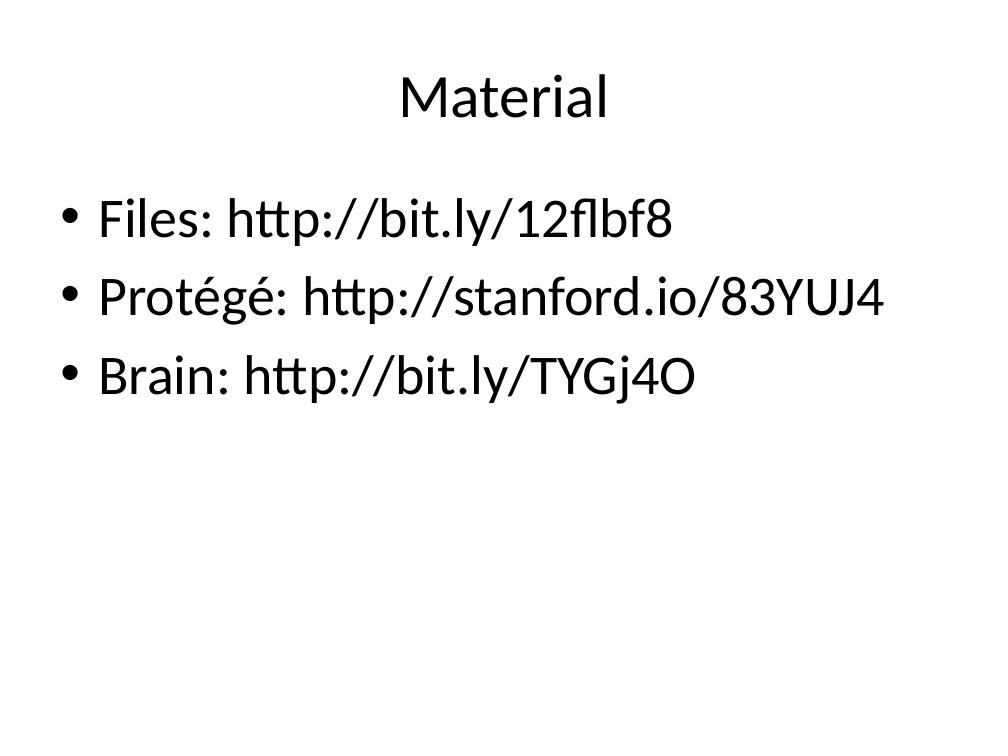
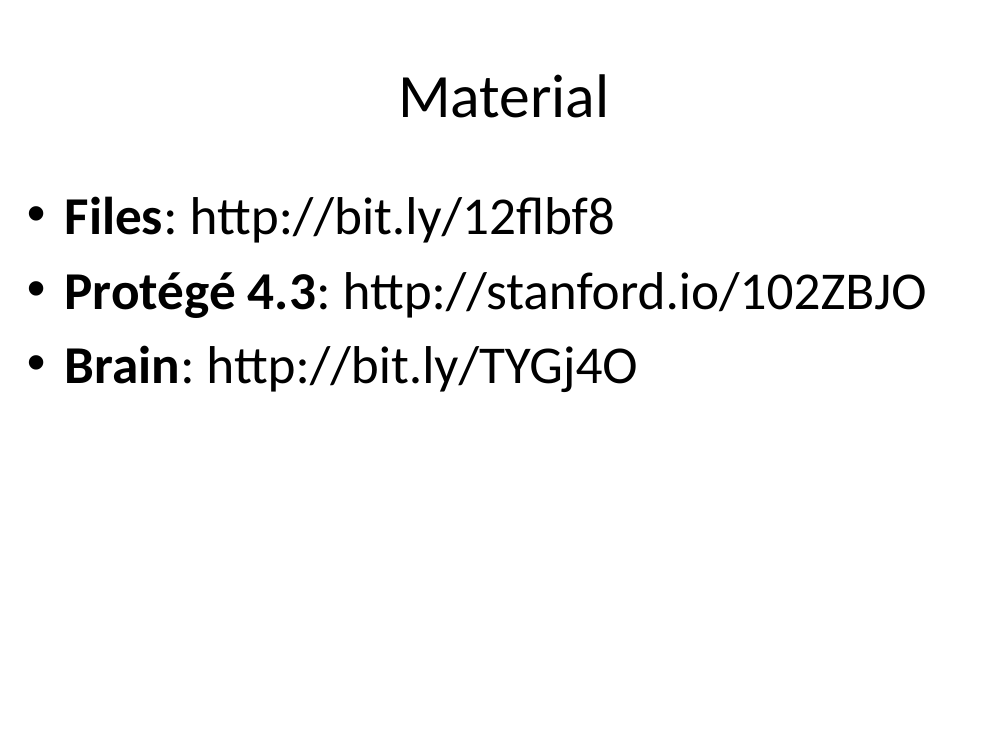
Before and after one commit to loopasam/owl-tutorial-icbo2013, a slide deck: slide 3 of presentation/tutorial_owl_icbo_2013.pptx (slide 2 before the commit). Drawn at 1008x756 pixels with LibreOffice and Linux fonts; fonts in the diff are those of the drawing. Boxes give left, top, right and bottom in pixels: in the first picture for what was removed or moved away, otherwise in the second. Text is boxed around its words. In the diff, an @@ line names an element or a change of style, - is before the commit and + after.

```diff
--- a/presentation/tutorial_owl_icbo_2013.pptx
+++ b/presentation/tutorial_owl_icbo_2013.pptx
@@ text "Files: http://bit.ly/12flbf8": place and size @@
-text "Files: http://bit.ly/12flbf8" at bbox=[98, 198, 885, 404]
+text "Files: http://bit.ly/12flbf8" at bbox=[65, 196, 927, 392]
@@ text at bbox=[65, 196, 637, 392]: size 40 to 38 pt in "Files: http://bit.ly/12flbf8", "Brain: http://bit.ly/TYGj4O"; bold on in "Files:", "Brain:" @@
@@ text at bbox=[65, 272, 927, 318]: text changed; size 40 to 38 pt @@
-• Protégé: http://stanford.io/83YUJ4
+• Protégé 4.3: http://stanford.io/102ZBJO
```
Also in this commit, not shown: 10 other slides changed, 1 slide added, 1 slide removed, 1 other file.
